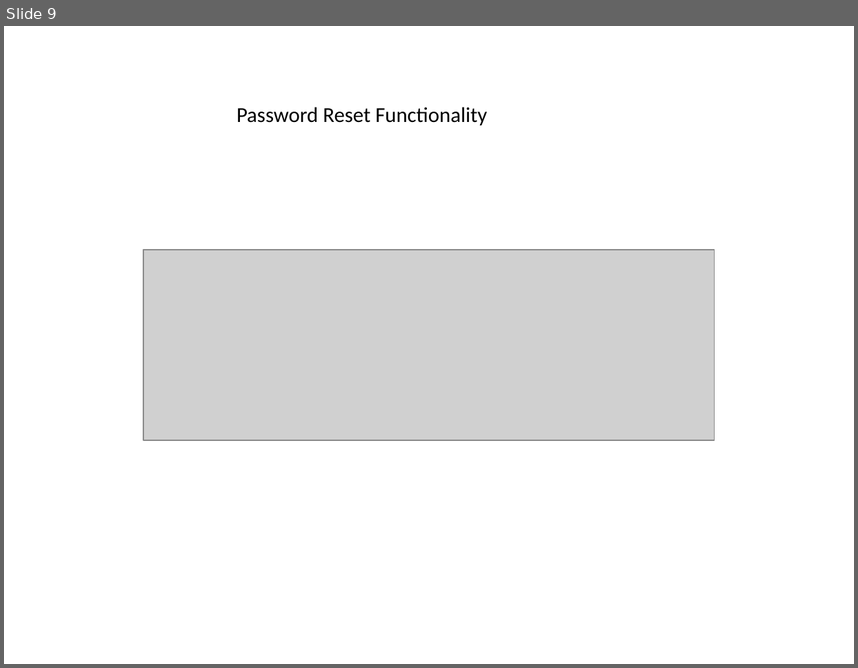
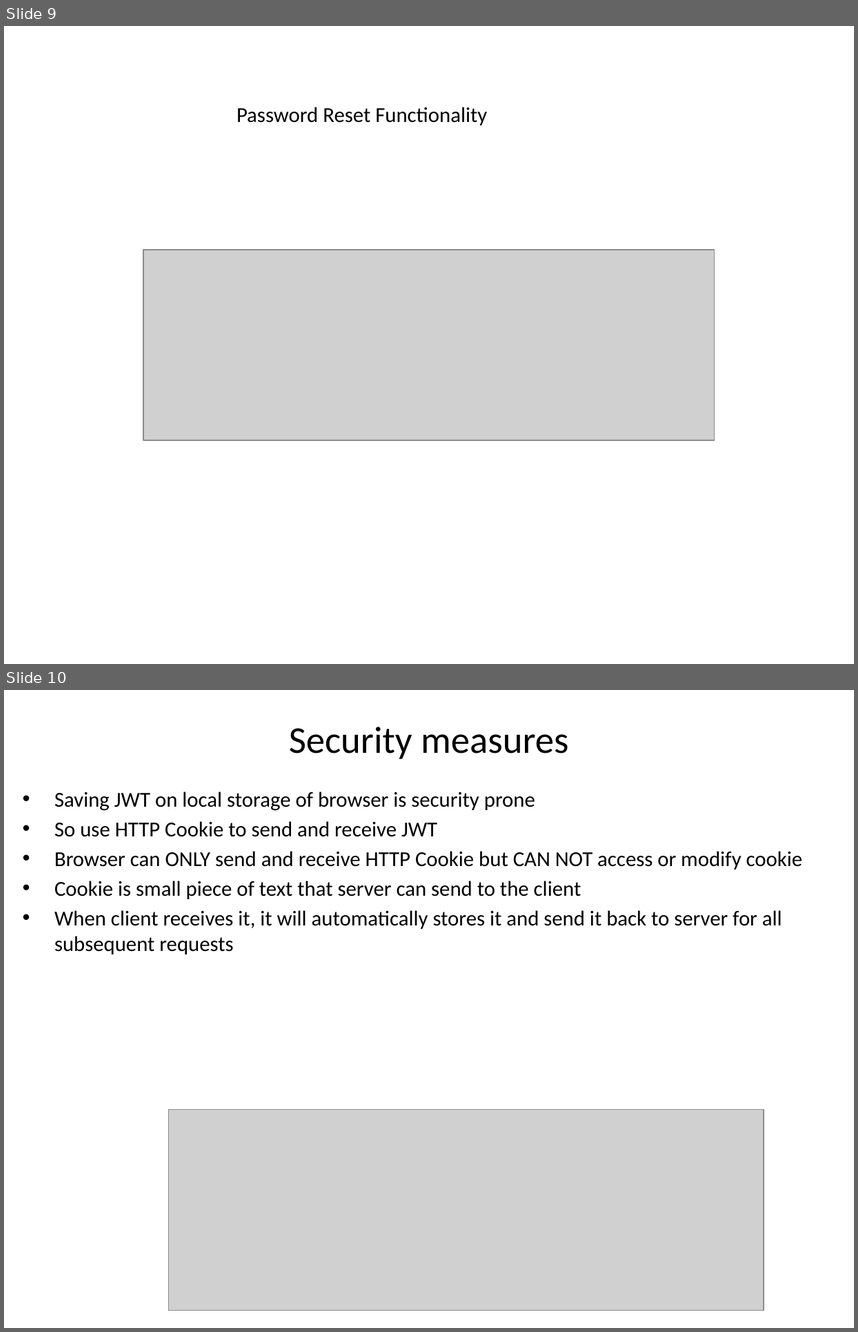
Before and after one commit to mdzaidkhan855/NodeJS_Proacademy, a slide deck: NodeJS-Architecture.pptx. Shown one above the other, each under a label of ours: slide 9 before the commit, slides 9 and 10 after it. The pictures are 858x668 and 858x1332 pixels, drawn with LibreOffice and Linux fonts; fonts in the diff are those of the drawing; grey boxes stand for pictures. Boxes give left, top, right and bottom in pixels: in the first picture for what was removed or moved away, otherwise in the second. Text is boxed around its words. In the diff, an @@ line names an element or a change of style, - is before the commit and + after.

```diff
--- a/NodeJS-Architecture.pptx
+++ b/NodeJS-Architecture.pptx
@@ slide 10 added at (x1=4, y1=690, x2=854, y2=1328), background #FFFFFF @@
@@ title added at (x1=289, y1=727, x2=568, y2=759), 32 pt, text #000000 @@
+Security measures
@@ text added at (x1=54, y1=791, x2=803, y2=954), 18 pt, text #000000 @@
+• Saving JWT on local storage of browser is security prone
+• So use HTTP Cookie to send and receive JWT
+• Browser can ONLY send and receive HTTP Cookie but CAN NOT access or modify cookie
+• Cookie is small piece of text that server can send to the client
+• When client receives it, it will automatically stores it and send it back to server for all subsequent requests
@@ picture added at (x1=169, y1=1109, x2=764, y2=1310) @@
```
Also in this commit, not shown: 1 other slide added, 8 other files.
